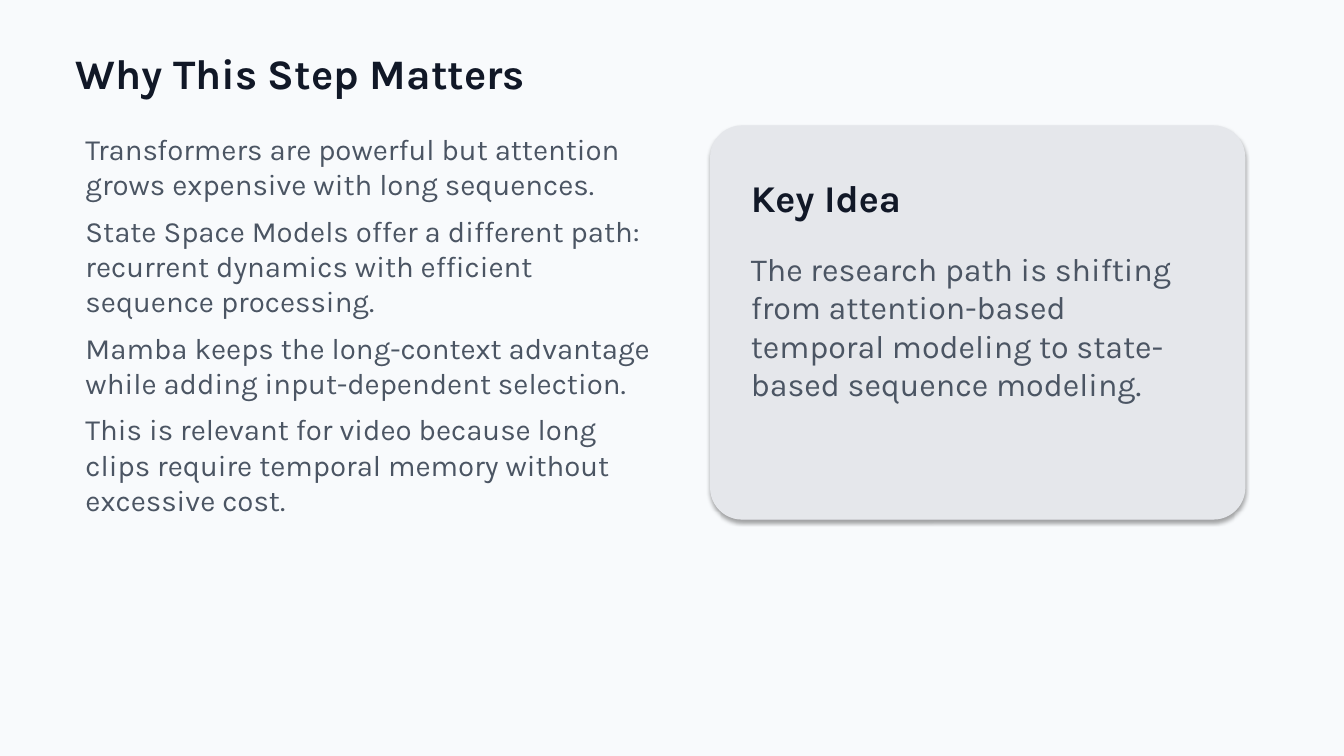
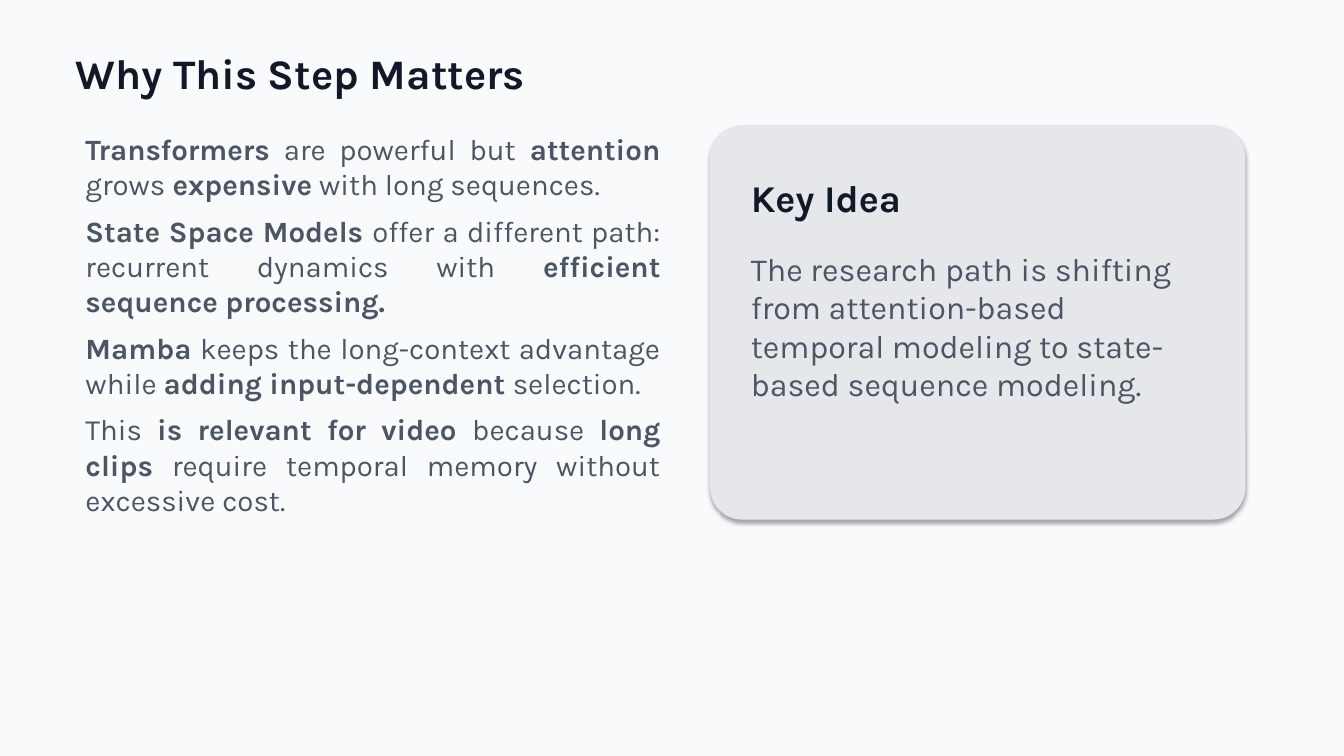
Before and after one commit to zeroxred/research, a slide deck: slide 3 of presentations/05_weekly_summary_s4_to_video_mamba_en.pptx. Drawn at 1344x756 pixels with LibreOffice and Linux fonts; fonts in the diff are those of the drawing. Boxes give left, top, right and bottom in pixels: in the first picture for what was removed or moved away, otherwise in the second. Text is boxed around its words. In the diff, an @@ line names an element or a change of style, - is before the commit and + after.

```diff
--- a/presentations/05_weekly_summary_s4_to_video_mamba_en.pptx
+++ b/presentations/05_weekly_summary_s4_to_video_mamba_en.pptx
@@ text "Transformers are powerful but attention ..." at [85, 139, 660, 512]: bold on in "Transformers attention expensive", "State Space Models efficient sequence processing.", "Mamba adding input-dependent", "is relevant for video long clips"; alignment left to justified @@
```
Also in this commit, not shown: 11 other slides changed.
